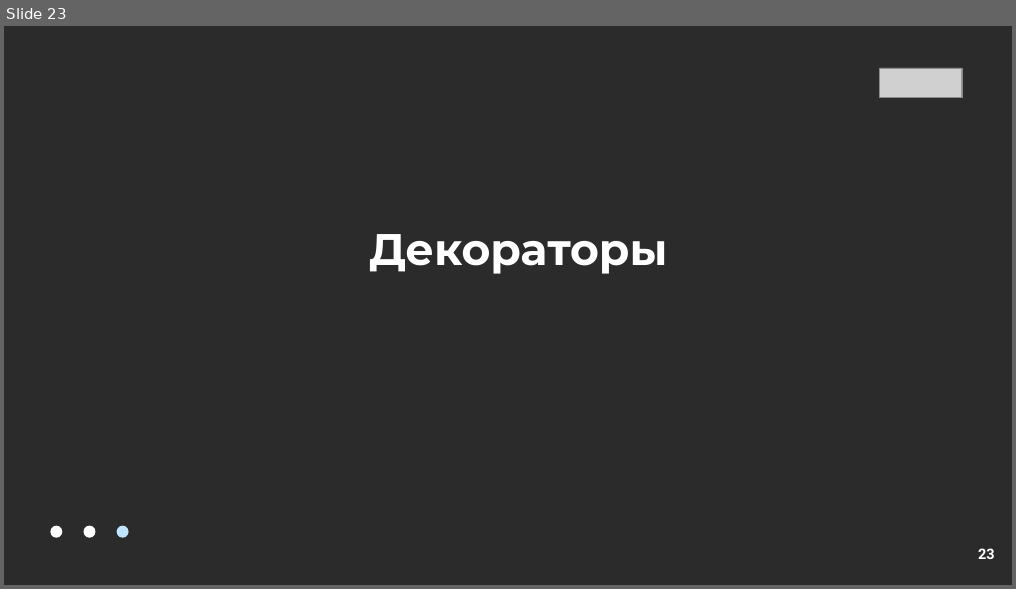
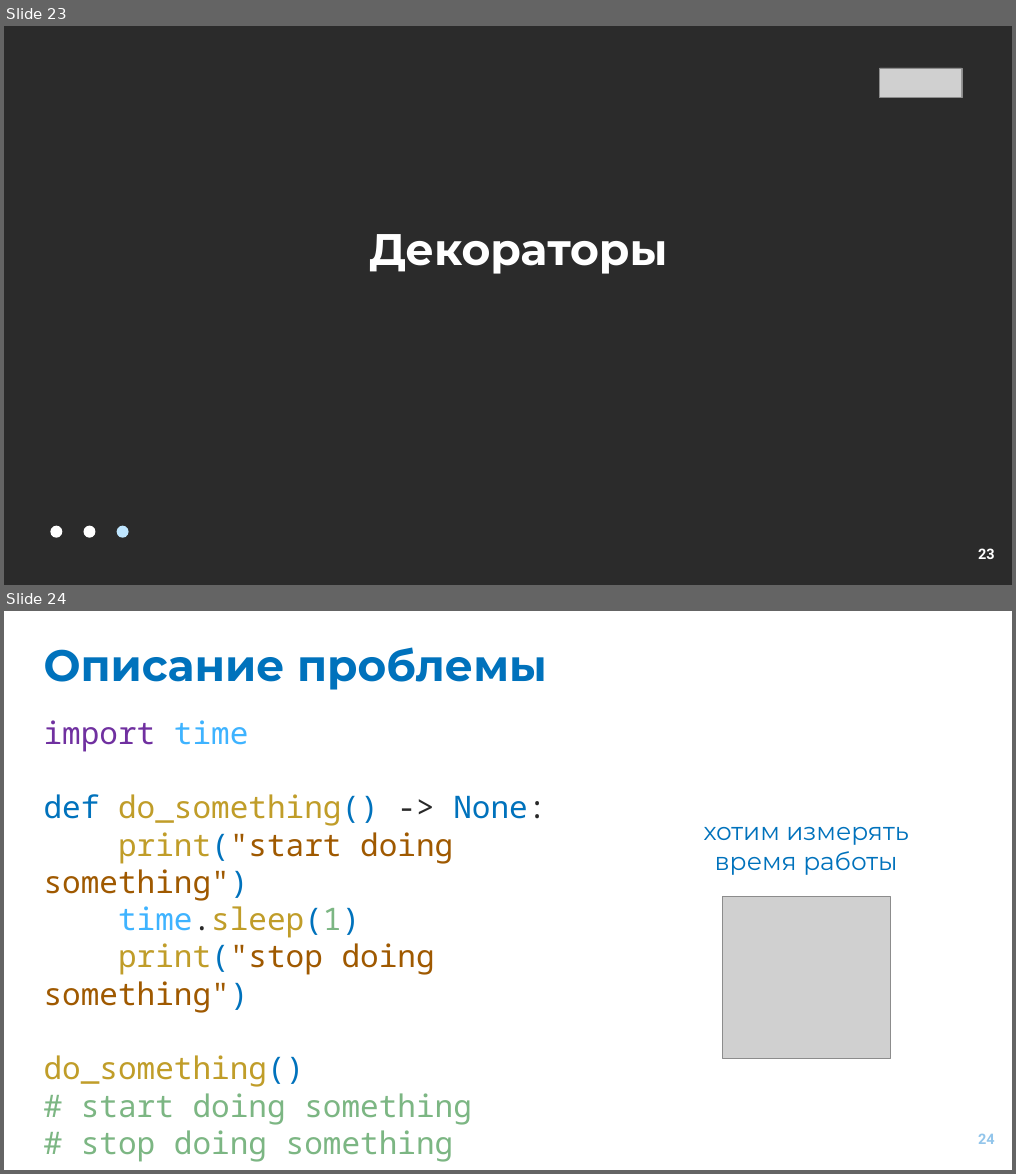
Before and after one commit to EvgrafovMichail/python_mipt_dafe, a slide deck: lessons/sem01/lesson08/decorators.pptx. Shown one above the other, each under a label of ours: slide 23 before the commit, slides 23 and 24 after it. The pictures are 1016x589 and 1016x1174 pixels, drawn with LibreOffice and Linux fonts; fonts in the diff are those of the drawing; grey boxes stand for pictures; background and template pictures are left out; a plain dark background stands for a picture behind light text. Boxes give left, top, right and bottom in pixels: in the first picture for what was removed or moved away, otherwise in the second. Text is boxed around its words. In the diff, an @@ line names an element or a change of style, - is before the commit and + after.

```diff
--- a/lessons/sem01/lesson08/decorators.pptx
+++ b/lessons/sem01/lesson08/decorators.pptx
@@ slide 24 added at bbox=[4, 611, 1012, 1170], background #FFFFFF @@
@@ title added at bbox=[44, 647, 547, 690], 85 pt, text #0072BC, bold @@
+Описание проблемы
@@ text added at bbox=[44, 720, 546, 1162], 60 pt, text #A05900 @@
+import time
+def do_something() -> None:
+print("start doing something")
+time.sleep(1)
+print("stop doing something")
+do_something()
+# start doing something
+# stop doing something
@@ text added at bbox=[704, 826, 908, 875], 48 pt, text #0072BC @@
+хотим измерять время работы
@@ picture added at bbox=[722, 896, 890, 1058] @@
@@ page number added at bbox=[978, 1133, 995, 1144], 28 pt, text #92C5EB, bold @@
+24
```
Also in this commit, not shown: 6 slides changed, 15 other slides added, 6 slides removed.
